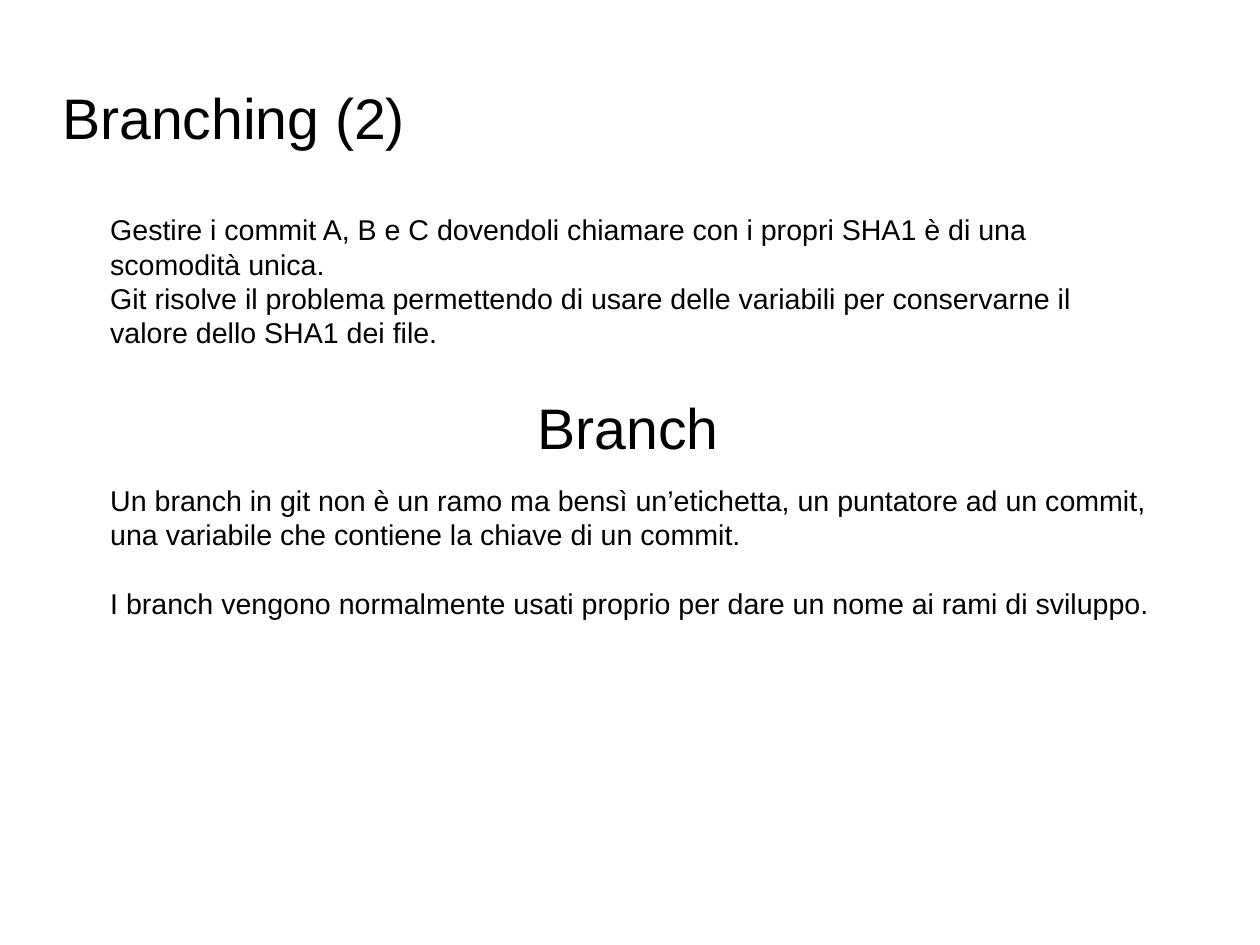
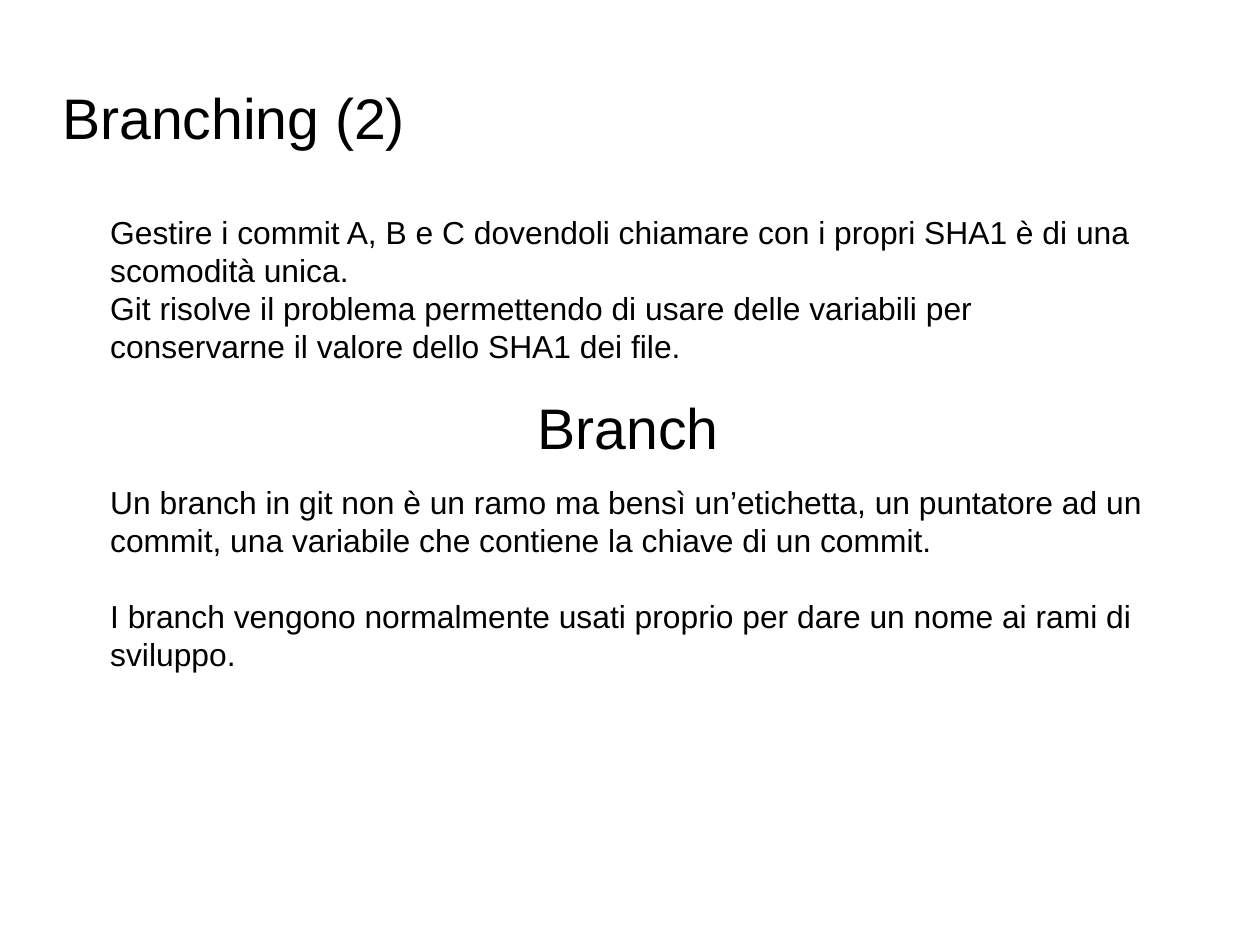
Before and after one commit to GioeleCicchini/Git-Presentation, a slide deck: slide 10 of presentazione git.odp. Drawn at 1260x945 pixels with LibreOffice and Linux fonts; fonts in the diff are those of the drawing; background and template pictures are left out. Boxes give left, top, right and bottom in pixels: in the first picture for what was removed or moved away, otherwise in the second. Text is boxed around its words. In the diff, an @@ line names an element or a change of style, - is before the commit and + after.

```diff
--- a/presentazione git.odp
+++ b/presentazione git.odp
@@ text "Gestire i commit A, B ..." at bbox=[110, 220, 1129, 359]: size 18 to 20 pt @@
@@ text "Un branch in git non ..." at bbox=[110, 490, 1141, 672]: size 18 to 20 pt @@
```
Also in this commit, not shown: 5 other slides changed, 1 slide added, 3 other files.
